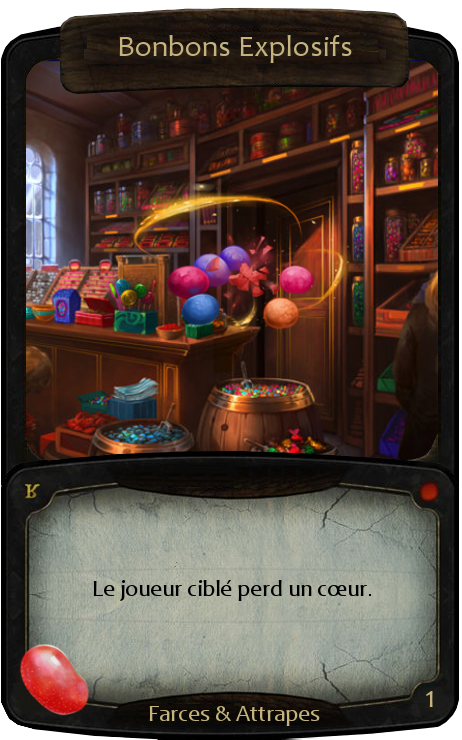
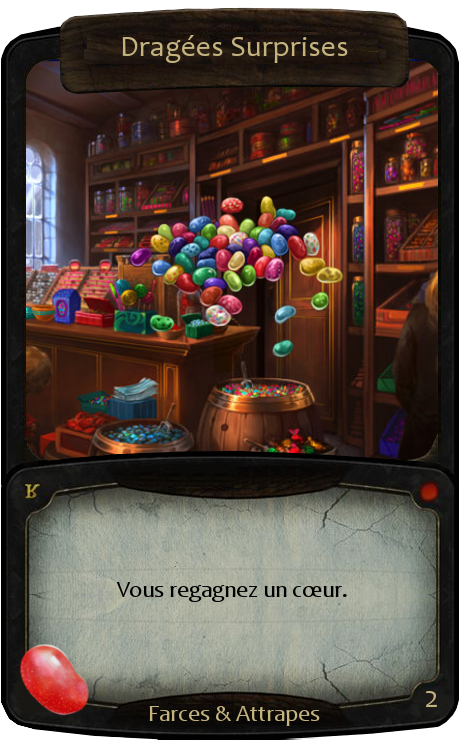
Before/after of a 462px x 740px layered artwork. What changed in the layer stack:
hid "Bonbons Explosifs" over [128, 147, 353, 335]
showed "Dragées" over [129, 195, 344, 358]
renamed "Le joueur ciblé perd un cœur." to "Bonbons Explosifs #1", hid it, moved it above "Dragées #1" over [93, 580, 371, 601]
showed "Dragées #1" over [117, 582, 347, 602]
painted on "Numéro" over [426, 691, 437, 707]
painted on "Titre" over [119, 35, 352, 63]
